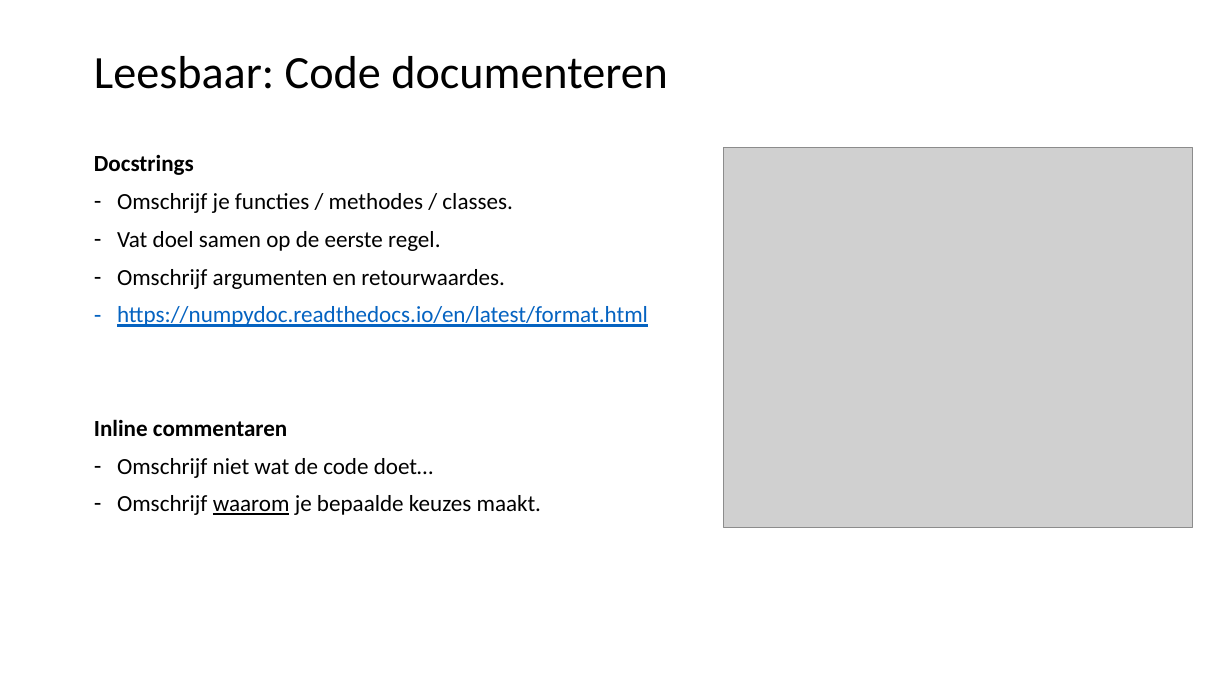
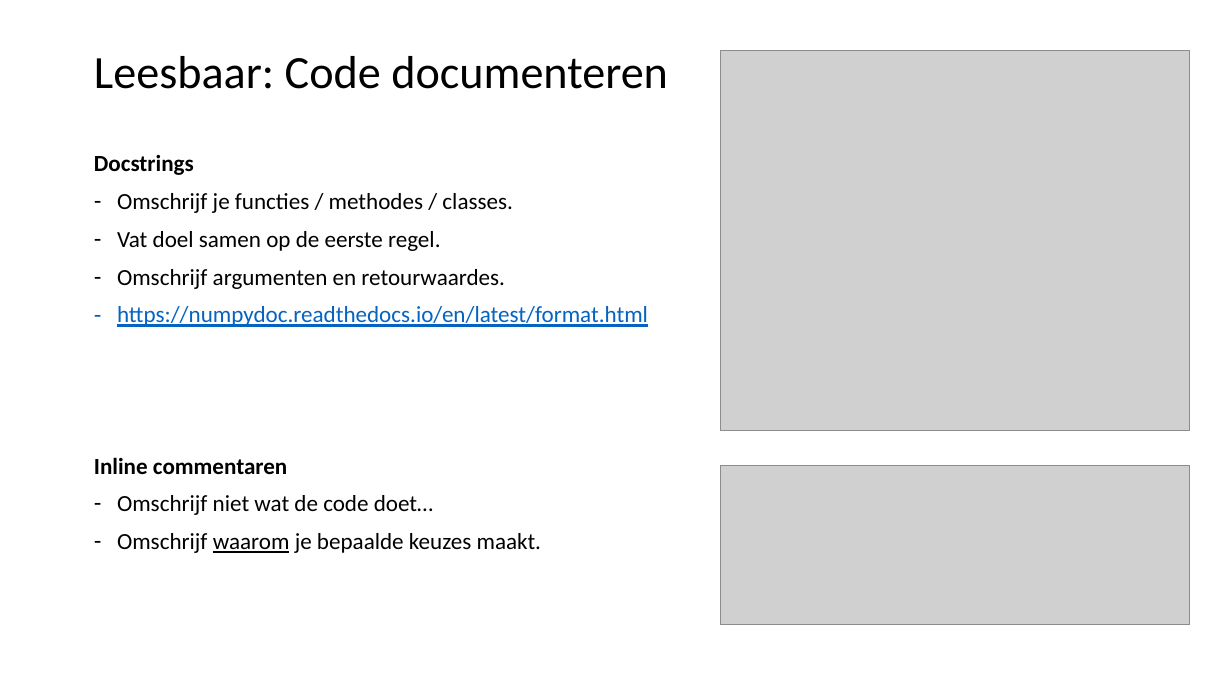
Before and after one commit to LFKoning/knowledge-sharing, a slide deck: slide 7 of python_trainees/2_production_code/python_traineeship_2.pptx. Drawn at 1232x693 pixels with LibreOffice and Linux fonts; fonts in the diff are those of the drawing; grey boxes stand for pictures. Boxes give left, top, right and bottom in pixels: in the first picture for what was removed or moved away, otherwise in the second. Text is boxed around its words. In the diff, an @@ line names an element or a change of style, - is before the commit and + after.

```diff
--- a/python_trainees/2_production_code/python_traineeship_2.pptx
+++ b/python_trainees/2_production_code/python_traineeship_2.pptx
@@ picture: place and size @@
-picture at bbox=[724, 147, 1193, 527]
+picture at bbox=[721, 50, 1190, 430]
@@ text "Docstrings" rewrapped from bbox=[94, 155, 648, 515] to bbox=[94, 155, 648, 553] @@
@@ picture added at bbox=[721, 465, 1190, 624] @@
```
Also in this commit, not shown: 1 other slide changed, 1 slide added, 5 other files.
